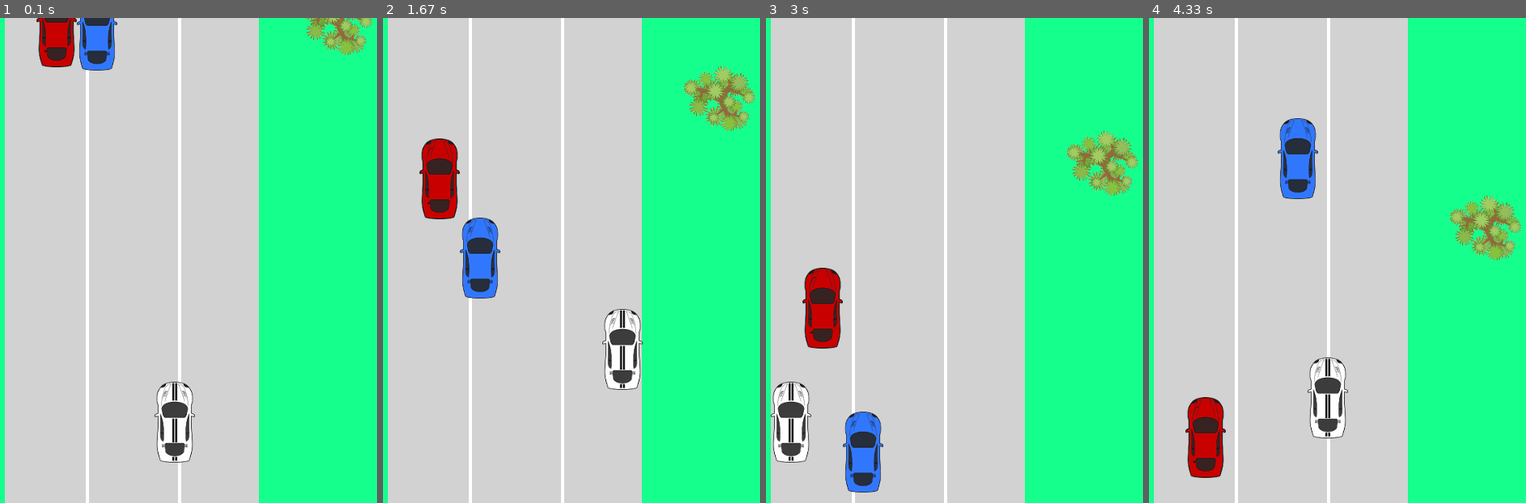
Above: before the commit, frames 1-4 (left to right).
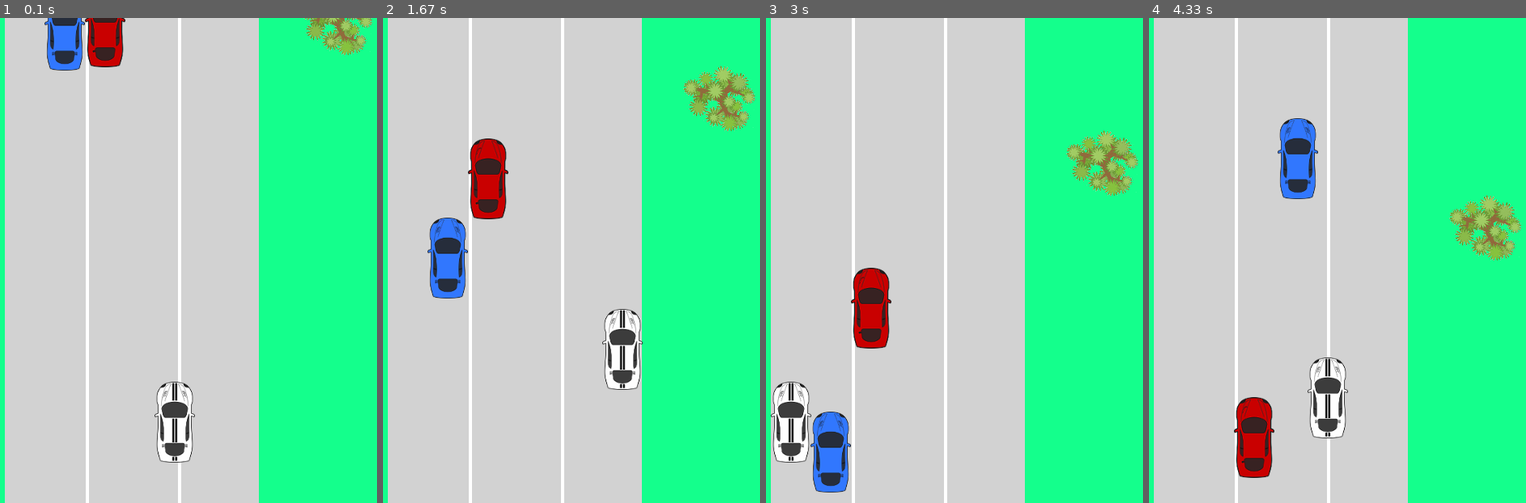
Above: after the commit, the same moments.

Repository: lucasbiel7/pygame
Game: pygame game, started from car_aluno.py
Same seed, same stepped clock (60 frames per second), same inputs: the game is played once before the commit and once after it.
Inputs:
- Up to frame 1 (0.1 s): no input
- Up to frame 2 (1.67 s): hold Right 0.33-0.8 s; hold Up 0.83-1.13 s; hold Right 1.17-1.63 s
- Up to frame 3 (3 s): hold Left 1.67-2.2 s; hold Down 2.23-2.53 s; hold Left 2.57-2.97 s
- Up to frame 4 (4.33 s): hold Up 3-3.37 s; hold Right 3.4-4.03 s; hold Down from 4.07 s (still down)

The runs differ from the first frame. In frame 1, 2.3% of the frame differs, in the area x 9-34%, y 0-11%; in frame 2, 5.9%; in frame 3, 5.9%, in the area x 9-34%, y 51-98%; in frame 4, 3.1%.

Commit message:
Adicionando o deslocamento do carro dinamicamente com a distancia relativa a y

Diff:
--- a/car_aluno.py
+++ b/car_aluno.py
@@ -124,18 +124,31 @@
 
 def captura_colisao_oponentes():
     global oponente_rect_red, oponente_blue_rect
-    start_x_1 = oponente_rect_red.x
-    end_x_1 = oponente_rect_red.x + oponente_rect_red.width
-    start_y_1 = oponente_rect_red.y
-    end_y_1 = oponente_rect_red.y + oponente_rect_red.height
-    start_x_2 = oponente_blue_rect.x
-    end_x_2 = oponente_blue_rect.x + oponente_blue_rect.width
-    start_y_2 = oponente_blue_rect.y
-    end_y_2 = oponente_blue_rect.y + oponente_blue_rect.height
-    if validar_range(start_x_1, start_x_2, end_x_2) or validar_range(end_x_1, start_x_2, end_x_2):
-        oponente_rect_red.move_ip(
-            calcularDeslocamento(start_x_1, end_x_1, start_x_2, end_x_2) / calcularDistancia(start_y_1, end_y_1,
-                                                                                             start_y_2, end_y_2), 0)
+    start_x_red = oponente_rect_red.x
+    end_x_red = oponente_rect_red.x + oponente_rect_red.width
+    start_y_red = oponente_rect_red.y
+    end_y_red = oponente_rect_red.y + oponente_rect_red.height
+    start_x_blue = oponente_blue_rect.x
+    end_x_blue = oponente_blue_rect.x + oponente_blue_rect.width
+    start_y_blue = oponente_blue_rect.y
+    end_y_blue = oponente_blue_rect.y + oponente_blue_rect.height
+    if start_x_red > start_x_blue:
+        validar_e_mover(end_x_red, end_x_blue, end_y_red, end_y_blue, oponente_blue_rect, start_x_red, start_x_blue,
+                        start_y_red, start_y_blue)
+    else:
+        validar_e_mover(end_x_blue, end_x_red, end_y_blue, end_y_red, oponente_rect_red, start_x_blue, start_x_red,
+                        start_y_blue, start_y_red)
+
+
+def validar_e_mover(end_x_blue, end_x_red, end_y_blue, end_y_red, rect, start_x_blue, start_x_red,
+                    start_y_blue, start_y_red):
+    if validar_range(start_x_red, start_x_blue, end_x_blue) or validar_range(end_x_red, start_x_blue, end_x_blue):
+        rect.move_ip(
+            calcularDeslocamento(start_x_red, end_x_red, start_x_blue, end_x_blue) / calcularDistancia(start_y_red,
+                                                                                                       end_y_red,
+                                                                                                       start_y_blue,
+                                                                                                       end_y_blue),
+            0)
 
 
 # Verifica se o número está entre o outro carro
